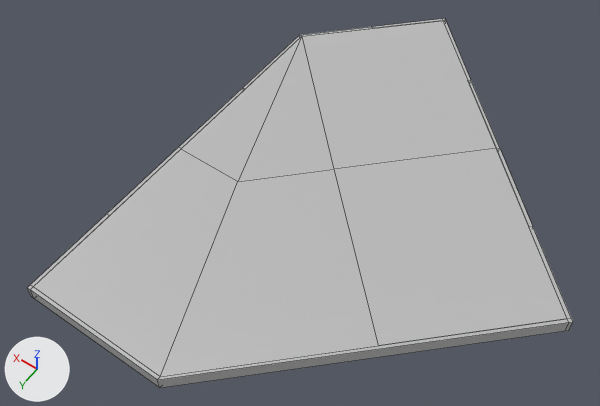
The FBX model Maya Project Files/Env/Exports/GratedPlatforms/Ramp_01_SM_Low.fbx: old version first, new version second.
Rendered twice from a 50 mm lens placed at (-5.03, 2.06, 7.4), pointed at (-1.63, -2.7, -0.08). Every picture has the same lights, and +X, +Y and +Z are marked at lower left. Mesh edges are drawn as thin lines. Where no turn or scale is listed for an object, it has been applied to the vertices.

Names of what the first picture shows: 'GratedFloor', 'Side'.
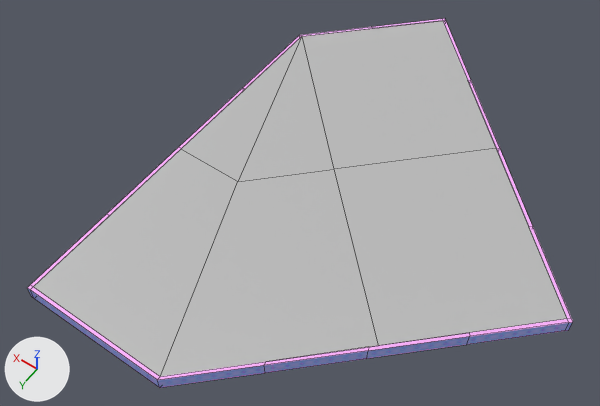
Boxes [x1, y1, x2, y2] around the edits, measured in the pictures (600 x 406 px):
part 1 of me_mesh_001, built on
    both: [158, 319, 569, 388]
part 2 of me_mesh_001, recoloured
    both: [27, 18, 573, 388]

Edits to the bpy script that builds the scene:
```text
Add img_occlusionroughnessmetallic_png:
    img_occlusionroughnessmetallic_png = load_image('OcclusionRoughnessMetallic.png', '_unpacked/OcclusionRoughnessMetallic.png', 2048, 2048, 'sRGB')
Add mat_metal_ts:
    mat_metal_ts = principled_material('Metal_TS')
    mat_metal_ts.texture = img_occlusionroughnessmetallic_png
Change me_mesh_001:
    used by ob_side; location = (0.0, 0.0, 0.0)
    remove me_mesh_001.from_pydata(...)  # 60 vertices, 60 faces; spans x -4.81..0.0, y -6.41..-0.08, z -0.17..0.0
    add me_mesh_001.from_pydata(...)  # 72 vertices, 72 faces; spans x -4.81..0.0, y -6.41..-0.08, z -0.17..0.0
    me_mesh_001 part 1
    4 faces are deleted
    6 vertices are added at (-3.28, -1.57, -0.17), (-3.29, -1.53, -0.17), (-2.55, -0.81, -0.17), (-2.54, -0.85, -0.17), (-4.01, -2.3, -0.17), (-4.04, -2.26, -0.17)
    6 new vertices lie (0.0, 0.0, 0.17) away from vertices in x -4.04..-2.54, y -2.3..-0.81, z -0.17
    16 new faces join them
    me_mesh_001 part 2: 56 faces spanning x -4.81..0.0, y -6.41..-0.08, z -0.17..0.0 switch from mat_lambert1 (grey #bcbcbc) to mat_metal_ts (picture img_occlusionroughnessmetallic_png)
```
